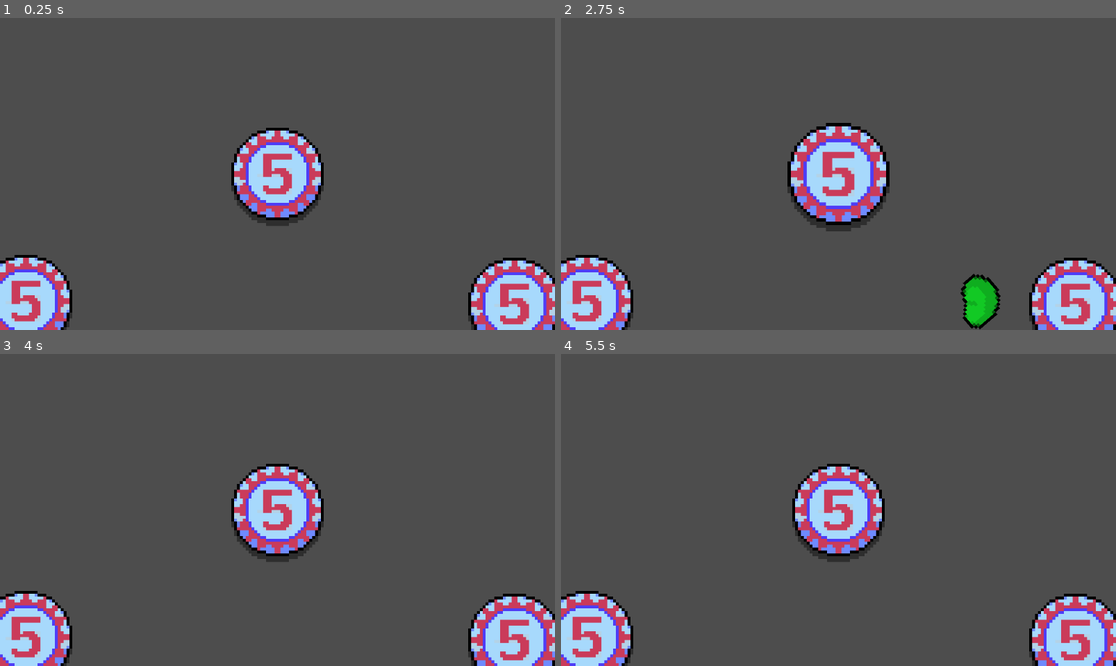
Above: before the commit, frames 1-4 (two rows, left to right).
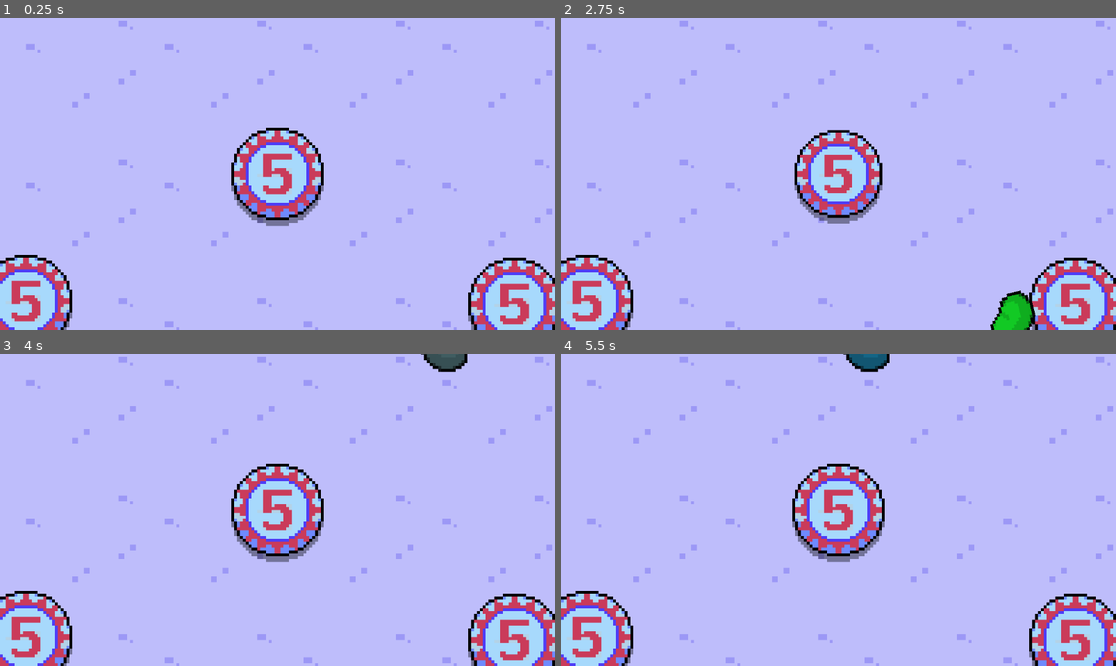
Above: after the commit, the same moments.

Repository: dairycultist/bean-game
Game: Godot game, scene res://scene.tscn
The game is run twice, just before and just after one commit, with the same random seed, the same clock (stepped at 60 frames per second) and the same inputs.
Inputs (mouse positions are in pixels of both pictures, inside the frame that each line leads up to):
- Up to frame 1 (0.25 s): no input
- Up to frame 2 (2.75 s): tap Enter at 0.5 s; move the mouse to (838, 58) at 0.52 s; press the mouse at (838, 58) at 0.53 s; move the mouse to (727, 189) at 1.27 s; release the mouse at (727, 189) at 1.28 s; click (727, 189) at 1.35 s; move the mouse to (894, 105) at 2.02 s; press the mouse at (894, 105) at 2.03 s
- Up to frame 3 (4 s): move the mouse to (249, 572) at 2.77 s; release the mouse at (249, 572) at 2.78 s; click (249, 572) at 2.85 s; move the mouse to (444, 556) at 3.52 s; press the mouse at (444, 556) at 3.53 s
- Up to frame 4 (5.5 s): move the mouse to (672, 463) at 4.27 s; release the mouse at (672, 463) at 4.28 s; click (672, 463) at 4.35 s; move the mouse to (866, 510) at 5.02 s; press the mouse at (866, 510) at 5.03 s

The runs differ from the first frame. In frame 1, 90% of the frame differs, in the area x 0-100%, y 0-100%; in frame 2, 93%; in frame 3, 90%; in frame 4, 90%.

Commit message:
Add cute background that determines drop region

Diff:
--- a/bean_dropper.gd
+++ b/bean_dropper.gd
@@ -5,16 +5,29 @@
 
 var the_bean: Bean
 
+var collider: CollisionShape2D
+
 func _ready() -> void:
 
 	the_bean = bean.instantiate()
 	add_child(the_bean)
-	the_bean.global_position.y = -166
+	the_bean.global_position.y = get_parent().global_position.y
 	the_bean.collision_layer = 0
 	the_bean.freeze = true
 
+	# initialize collision
+	collider = CollisionShape2D.new()
+
+	add_child(collider)
+
+	collider.shape = RectangleShape2D.new()
+	collider.shape.size.x = get_parent().size.x
+	collider.shape.size.y = get_parent().size.y
+
 func _process(_delta: float) -> void:
-	the_bean.global_position.x = clamp((camera.get_local_mouse_position() + camera.position).x, -100, 100)
+
+	var bound = collider.shape.size.x / 2
+	the_bean.global_position.x = clamp((camera.get_local_mouse_position() + camera.position).x, -bound, bound)
 
 func _input_event(_viewport: Viewport, event: InputEvent, _shape_idx: int):
 
@@ -29,6 +42,6 @@
 		# make a new the_bean
 		the_bean = bean.instantiate()
 		add_child(the_bean)
-		the_bean.global_position.y = -166
+		the_bean.global_position.y = get_parent().global_position.y
 		the_bean.collision_layer = 0
 		the_bean.freeze = true
--- a/boons/abstract_boon.gd
+++ b/boons/abstract_boon.gd
@@ -11,6 +11,8 @@
 # number go up AND clink clink clink sounds AND many rigidbodies
 
 # TODO add boon animation for idling and triggering
+
+# TODO make shadow part of shader?
 
 func _ready() -> void:
 
--- a/scene.tscn
+++ b/scene.tscn
@@ -4,10 +4,8 @@
 [ext_resource type="PackedScene" uid="uid://cn757hnlqkpnk" path="res://bean.tscn" id="3_3253y"]
 [ext_resource type="AudioStream" uid="uid://dfx6ai1konf05" path="res://click.wav" id="4_m7jmp"]
 [ext_resource type="PackedScene" uid="uid://20qdpjnnrdot" path="res://bumper.tscn" id="5_ni31j"]
+[ext_resource type="Texture2D" uid="uid://8esxwq4mp1eo" path="res://bg.png" id="5_y2354"]
 [ext_resource type="Script" uid="uid://dppaxmnswb3f2" path="res://stat_manager.gd" id="6_y2354"]
-
-[sub_resource type="RectangleShape2D" id="RectangleShape2D_nxogm"]
-size = Vector2(220, 300)
 
 [sub_resource type="LabelSettings" id="LabelSettings_m7jmp"]
 font_size = 12
@@ -17,27 +15,38 @@
 [node name="Camera" type="Camera2D" parent="."]
 zoom = Vector2(6, 6)
 
-[node name="DropRegion" type="Node2D" parent="."]
+[node name="DropRegion" type="NinePatchRect" parent="."]
+texture_filter = 1
+offset_left = -120.0
+offset_top = -150.0
+offset_right = 120.0
+offset_bottom = 150.0
+texture = ExtResource("5_y2354")
+region_rect = Rect2(0, 0, 64, 64)
+patch_margin_left = 8
+patch_margin_top = 8
+patch_margin_right = 8
+patch_margin_bottom = 8
+axis_stretch_horizontal = 1
+axis_stretch_vertical = 1
 
 [node name="Bumper" parent="DropRegion" instance=ExtResource("5_ni31j")]
+position = Vector2(120, 150)
 
 [node name="Bumper2" parent="DropRegion" instance=ExtResource("5_ni31j")]
-position = Vector2(-87, 44)
+position = Vector2(33, 194)
 
 [node name="Bumper3" parent="DropRegion" instance=ExtResource("5_ni31j")]
-position = Vector2(82, 45)
+position = Vector2(202, 195)
 
 [node name="Bumper4" parent="DropRegion" instance=ExtResource("5_ni31j")]
-position = Vector2(-2, 83)
+position = Vector2(118, 233)
 
 [node name="BeanDropper" type="Area2D" parent="DropRegion" node_paths=PackedStringArray("camera")]
+position = Vector2(120, 150)
 script = ExtResource("2_nxogm")
 bean = ExtResource("3_3253y")
 camera = NodePath("../../Camera")
-
-[node name="CollisionShape2D" type="CollisionShape2D" parent="DropRegion/BeanDropper"]
-position = Vector2(0, -40)
-shape = SubResource("RectangleShape2D_nxogm")
 
 [node name="AudioOnCollide" type="AudioStreamPlayer" parent="DropRegion/BeanDropper"]
 stream = ExtResource("4_m7jmp")
@@ -53,9 +62,9 @@
 anchor_top = 0.5
 anchor_right = 0.5
 anchor_bottom = 0.5
-offset_left = -219.0
+offset_left = -237.0
 offset_top = -41.0
-offset_right = -59.0
+offset_right = -77.0
 offset_bottom = 39.0
 grow_horizontal = 2
 grow_vertical = 2
Binary file added: bg.png
Not shown, added: bg.png.import
